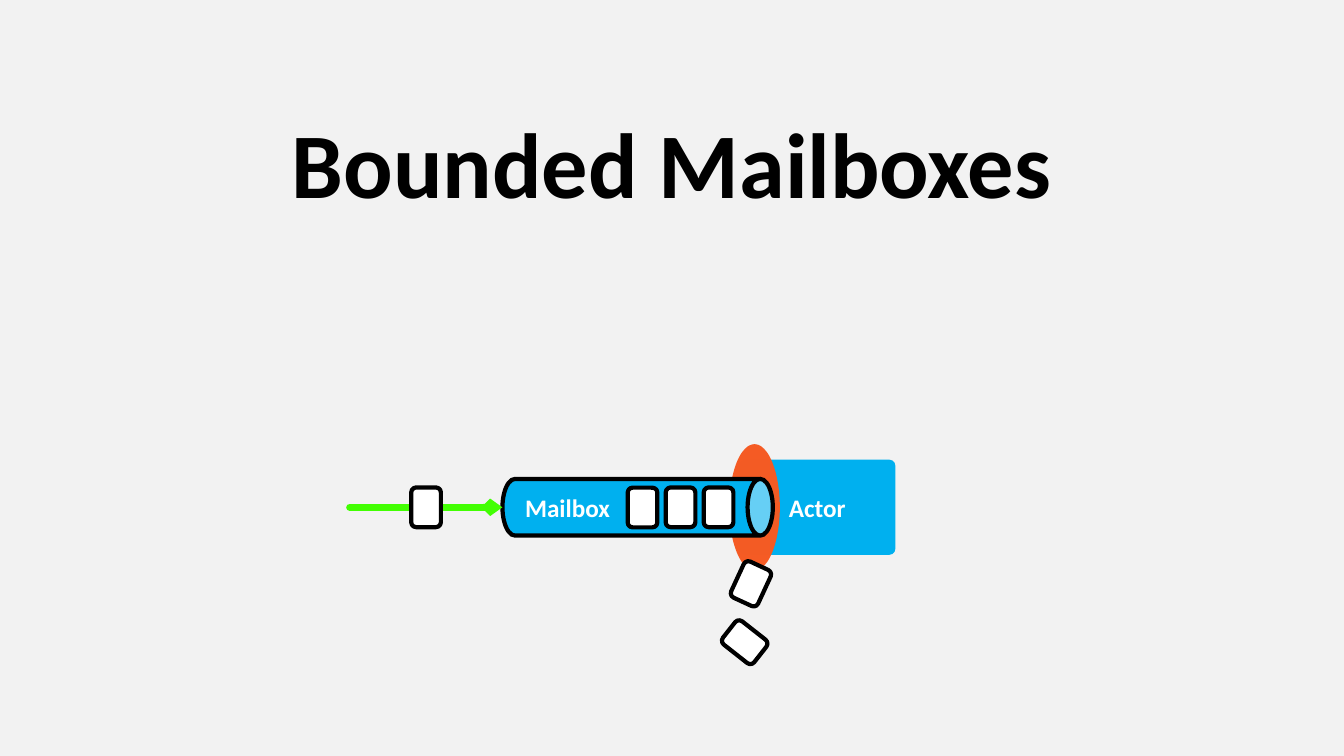
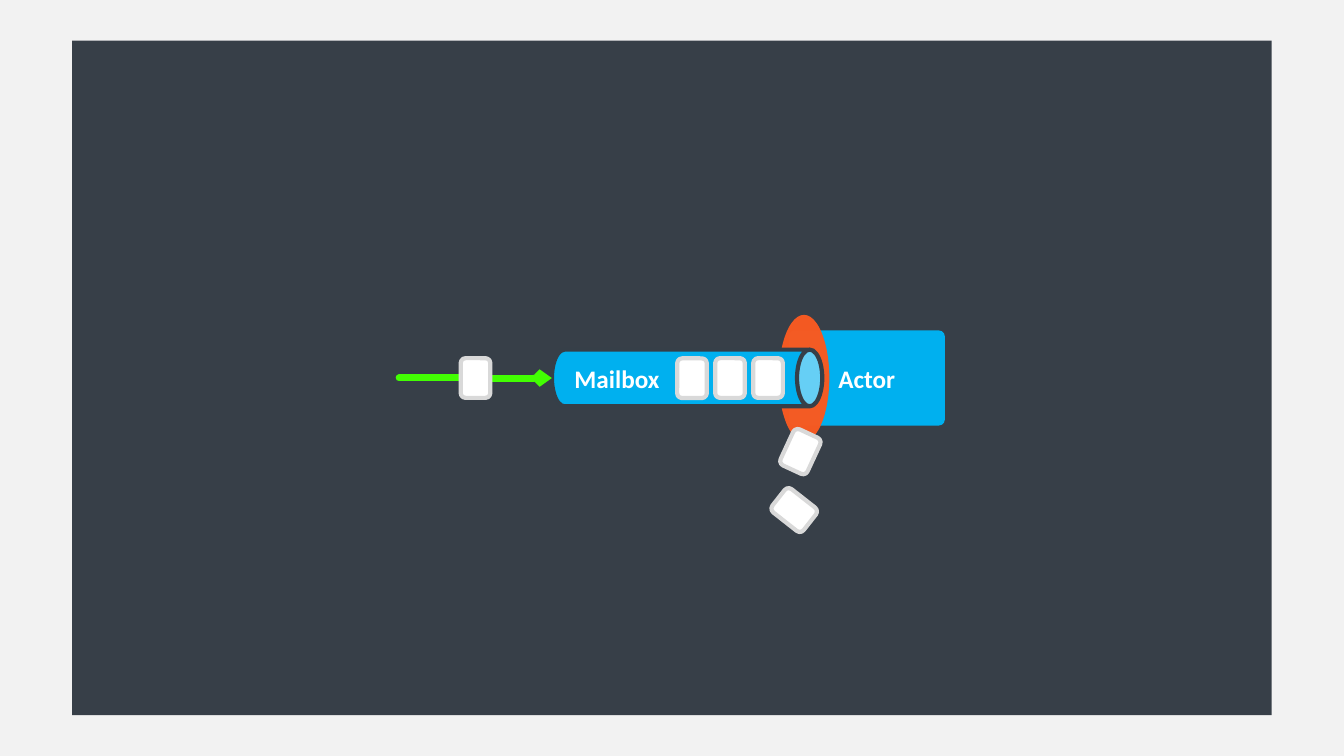
Before and after one commit to asynkron/website, a slide deck: slide 33 of media/logo.pptx. Drawn at 1344x756 pixels with LibreOffice and Linux fonts; fonts in the diff are those of the drawing. Boxes give left, top, right and bottom in pixels: in the first picture for what was removed or moved away, otherwise in the second. Text is boxed around its words. In the diff, an @@ line names an element or a change of style, - is before the commit and + after.

```diff
--- a/media/logo.pptx
+++ b/media/logo.pptx
@@ rectangle added at [73, 40, 1272, 715], fill #373F48 @@
@@ text removed at [292, 133, 1051, 199] @@
-Bounded Mailboxes
@@ cylinder "Mailbox" at [553, 350, 823, 406]: outline #000000 3 pt to #363F48 3 pt @@
@@ 7 rounded rectangles, 1 cylinder, 1 ellipse, 1 elbow arrow: place and size @@
-7 rounded rectangles, 1 cylinder, 1 ellipse, 1 elbow arrow at [350, 445, 896, 665]
+7 rounded rectangles, 1 cylinder, 1 ellipse, 1 elbow arrow at [399, 315, 946, 533]
@@ outline #000000 3 pt to #D9D9D9 3 pt in 6 elements at [678, 359, 707, 398], [753, 358, 782, 397], [461, 358, 490, 397], [716, 358, 745, 397], [779, 427, 822, 475], [770, 486, 818, 533] @@
```
Also in this commit, not shown: 8 other slides changed, 2 other files.
